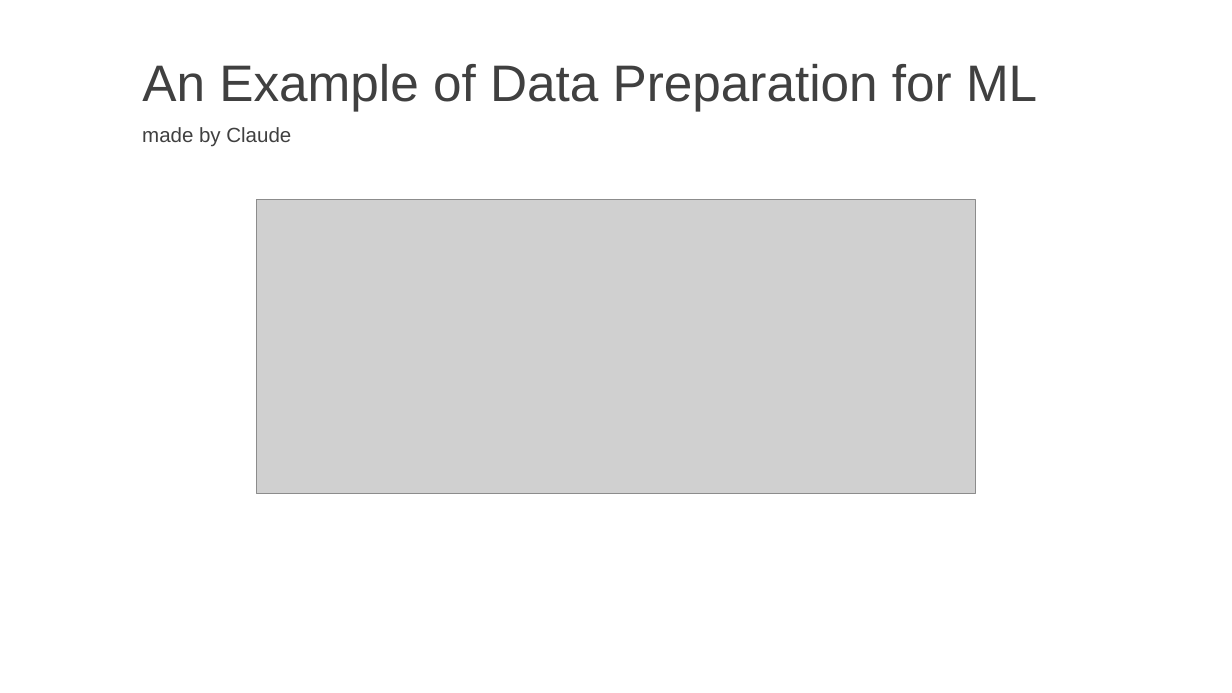
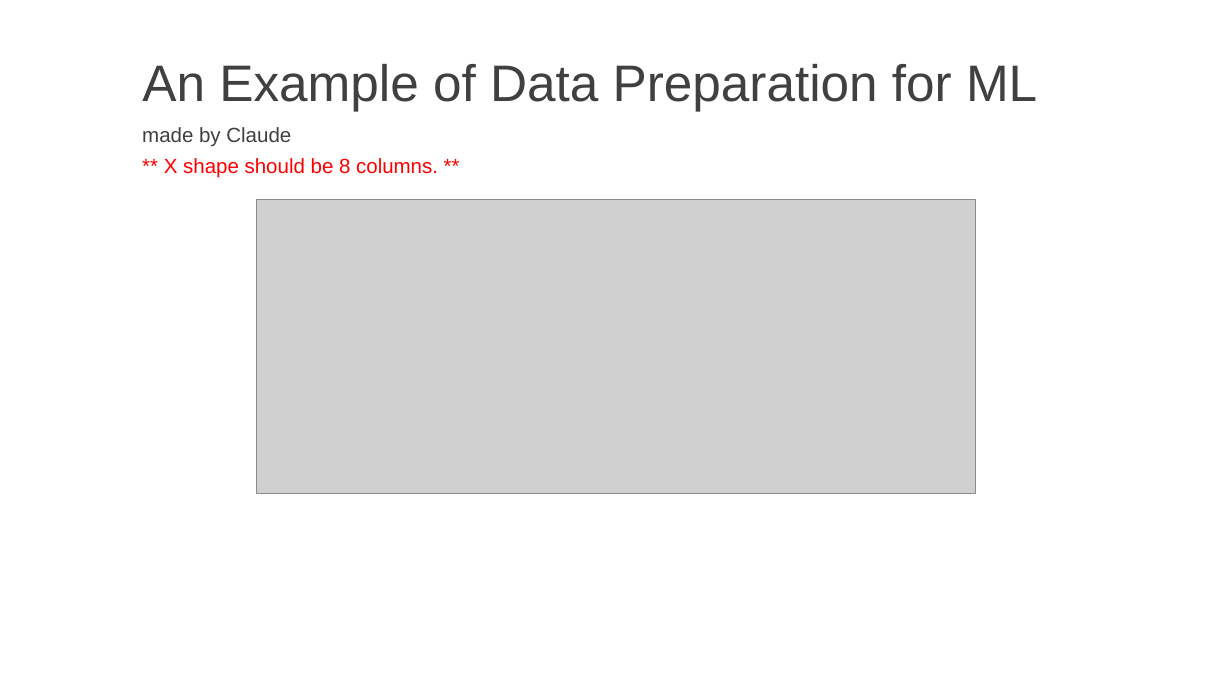
Before and after one commit to ZERRY-000/00-data-science-journey, a slide deck: slide 39 of data-science.pptx. Drawn at 1232x693 pixels with LibreOffice and Linux fonts; fonts in the diff are those of the drawing; grey boxes stand for pictures. Boxes give left, top, right and bottom in pixels: in the first picture for what was removed or moved away, otherwise in the second. Text is boxed around its words. In the diff, an @@ line names an element or a change of style, - is before the commit and + after.

Commit message:
feat(colab): Push a code into git after Learning data preparation part.

```diff
--- a/data-science.pptx
+++ b/data-science.pptx
@@ text added at <box>164,158,438,178</box>, 16 pt, text #FF0000 @@
+** X shape should be 8 columns. **
```
Also in this commit, not shown: 2 other files.
